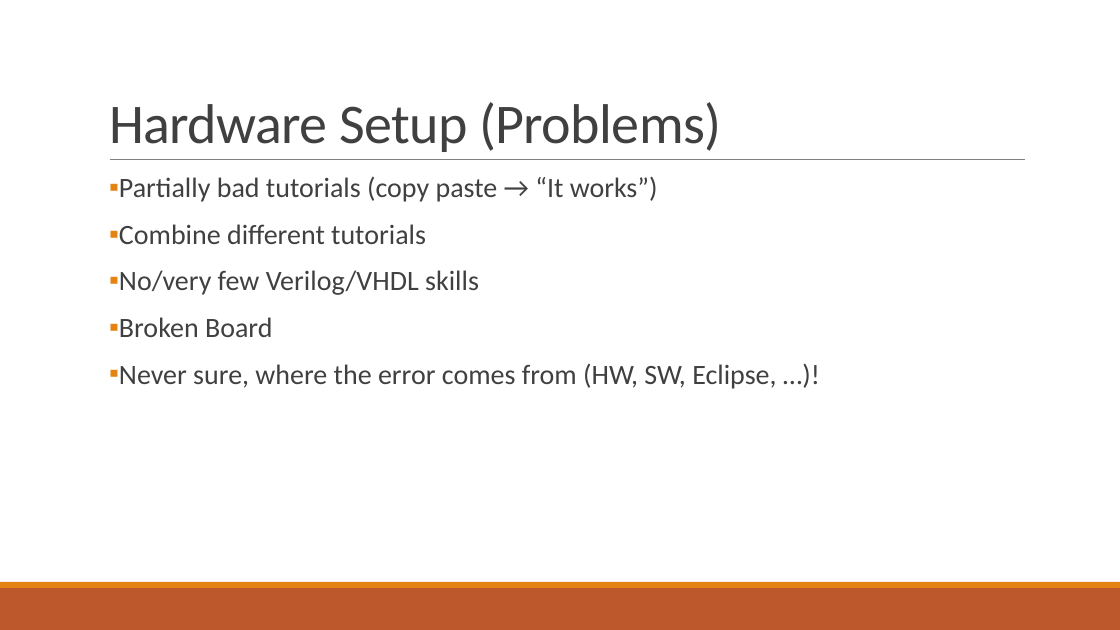
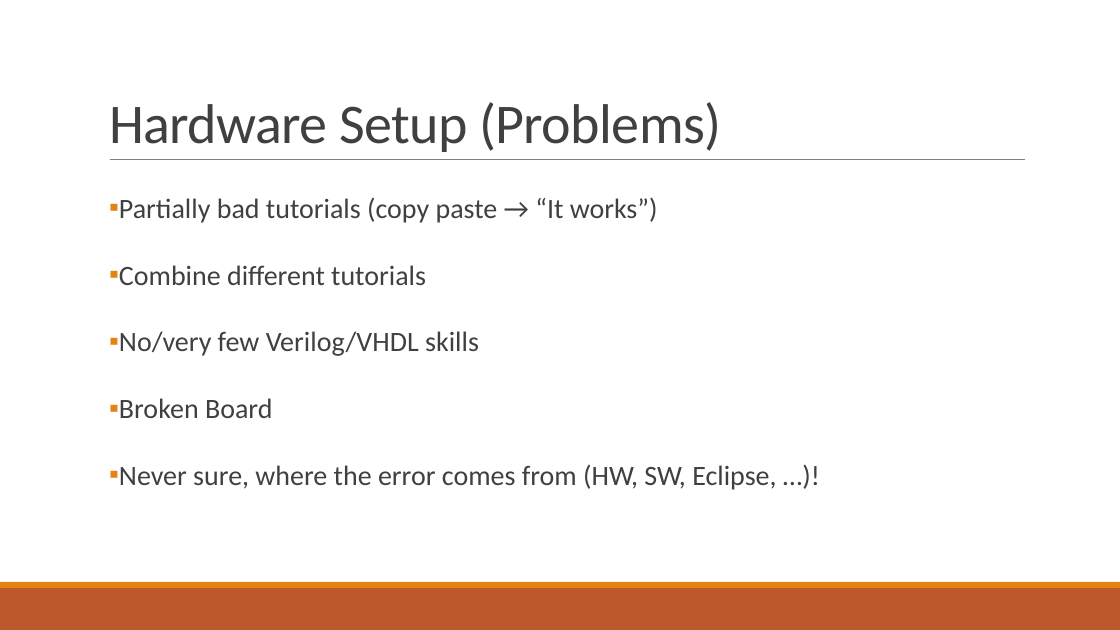
Before and after one commit to fjanssen/Car2X, a slide deck: slide 9 of doc/FinalPresentation.pptx. Drawn at 1120x630 pixels with LibreOffice and Linux fonts; fonts in the diff are those of the drawing. Boxes give left, top, right and bottom in pixels: in the first picture for what was removed or moved away, otherwise in the second. Text is boxed around its words. In the diff, an @@ line names an element or a change of style, - is before the commit and + after.

```diff
--- a/doc/FinalPresentation.pptx
+++ b/doc/FinalPresentation.pptx
@@ text "Partially bad tutorials (copy paste ..." at <box>119,197,776,490</box>: line spacing 0.9 to 1.5 @@
```
Also in this commit, not shown: 6 other slides changed.
